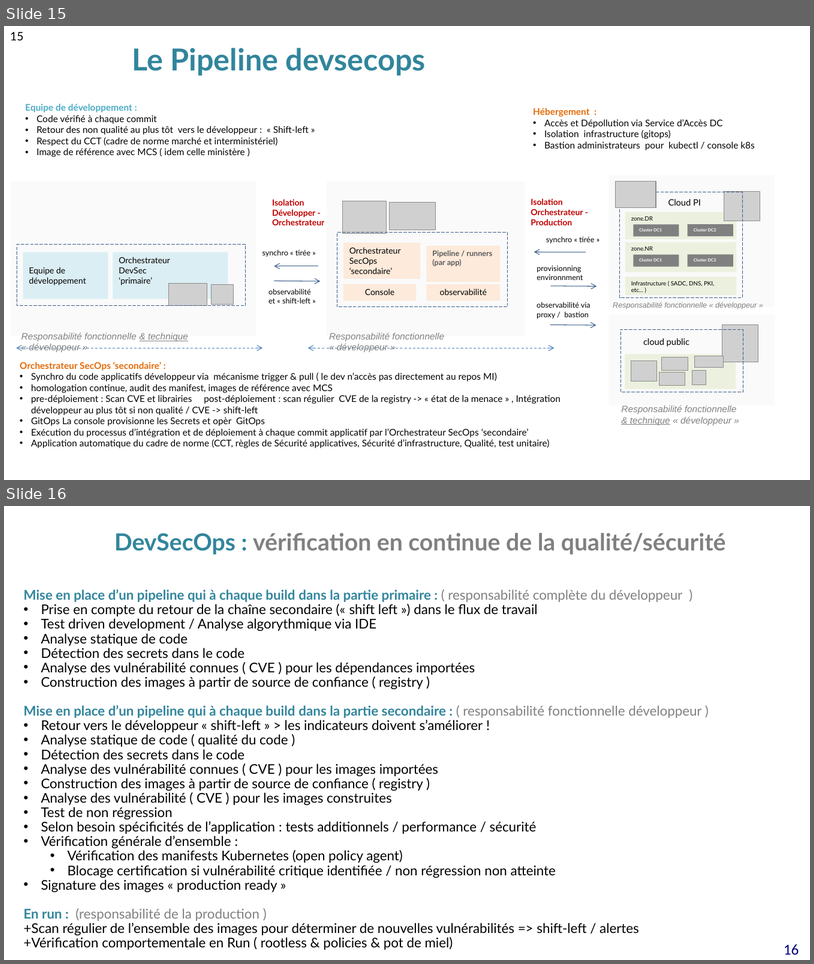
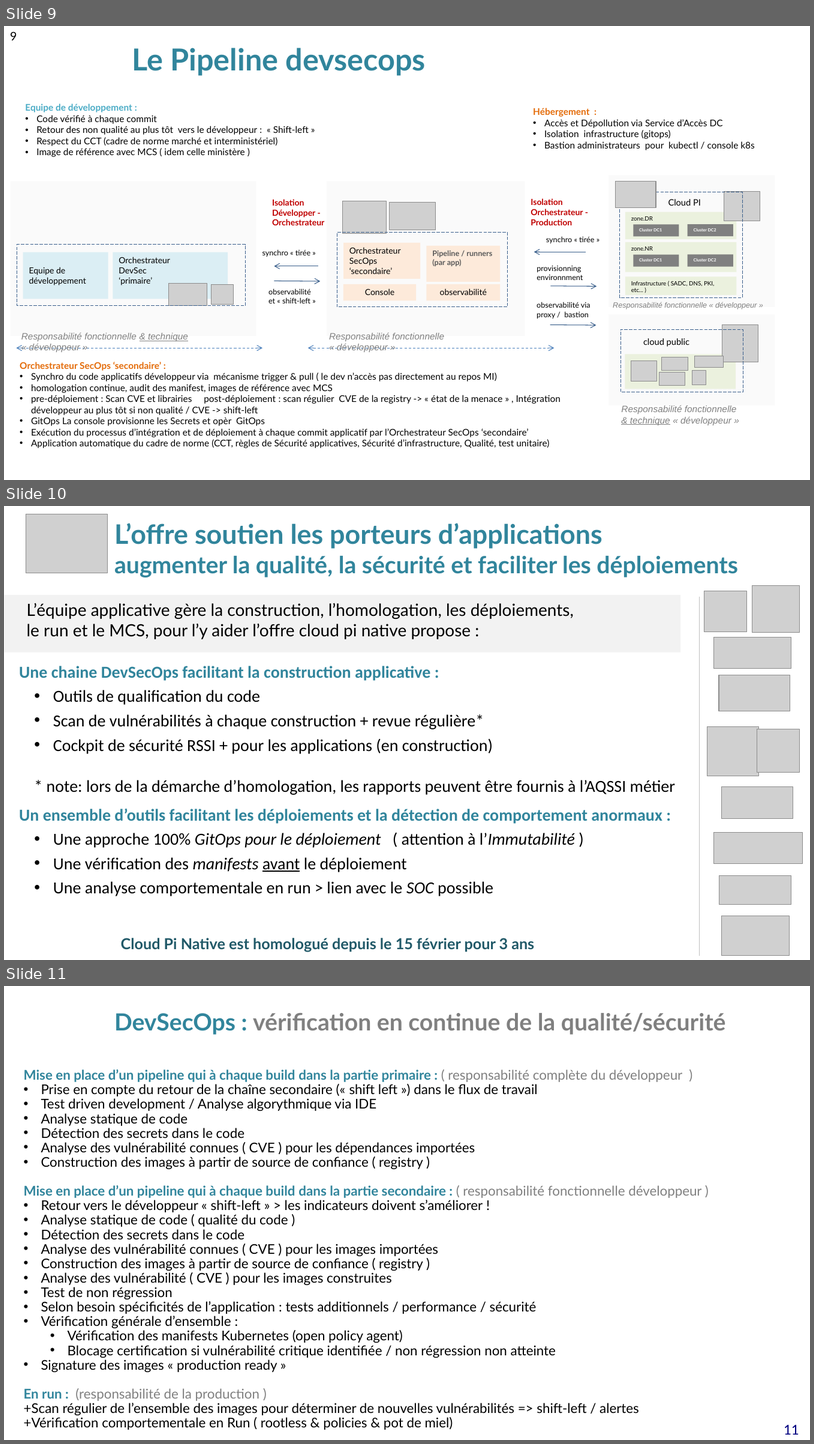
Before and after one commit to cloud-pi-native/certification, a slide deck: Depot de support collaboratif/Cloud pi native - La qualité en continue.pptx. Shown one above the other, each under a label of ours: slides 15 and 16 before the commit, slides 9, 10 and 11 after it. The pictures are 814x964 and 814x1444 pixels, drawn with LibreOffice and Linux fonts; fonts in the diff are those of the drawing; grey boxes stand for pictures; background and template pictures are left out. Boxes give left, top, right and bottom in pixels: in the first picture for what was removed or moved away, otherwise in the second. Text is boxed around its words. In the diff, an @@ line names an element or a change of style, - is before the commit and + after.

```diff
--- a/Depot de support collaboratif/Cloud pi native - La qualité en continue.pptx
+++ b/Depot de support collaboratif/Cloud pi native - La qualité en continue.pptx
@@ slide 10 added at (4,506,810,960), background #FFFFFF @@
@@ picture added at (26,514,107,573) @@
@@ text added at (114,523,738,577), 28 pt, text #31859C, bold @@
+L’offre soutien les porteurs d’applications
+augmenter la qualité, la sécurité et faciliter les déploiements
@@ rectangle added at (5,595,681,652), fill #F2F2F2 @@
@@ picture added at (705,591,747,633) @@
@@ picture added at (753,585,800,633) @@
@@ text added at (27,603,574,639), 20 pt, text #000000 @@
+L’équipe applicative gère la construction, l’homologation, les déploiements,
+le run et le MCS, pour l’y aider l’offre cloud pi native propose :
@@ line added from (699, 597) to (699, 955), #BFBFBF 0.75 pt @@
@@ picture added at (714,637,792,668) @@
@@ text added at (19,666,675,896), 20 pt, text #000000 @@
+Une chaine DevSecOps facilitant la construction applicative :
+  • Outils de qualification du code
+  • Scan de vulnérabilités à chaque construction + revue régulière*
+  • Cockpit de sécurité RSSI + pour les applications (en construction)
+* note: lors de la démarche d’homologation, les rapports peuvent être fournis à l’AQSSI métier
+Un ensemble d’outils facilitant les déploiements et la détection de comportement anormaux :
+  • Une approche 100% GitOps pour le déploiement ( attention à l’Immutabilité )
+  • Une vérification des manifests avant le déploiement
+  • Une analyse comportementale en run > lien avec le SOC possible
@@ picture added at (720,675,791,711) @@
@@ picture added at (708,727,759,776) @@
@@ picture added at (758,729,800,773) @@
@@ picture added at (722,787,794,818) @@
@@ picture added at (714,832,803,864) @@
@@ picture added at (720,876,792,904) @@
@@ picture added at (722,916,789,955) @@
@@ text added at (121,937,534,952), 18 pt, text #215968, bold @@
+Cloud Pi Native est homologué depuis le 15 février pour 3 ans
@@ what was slide 15 is now slide 9 @@
@@ page number at (10,31,17,40): text changed @@
-15
+9
@@ what was slide 16 is now slide 11 @@
@@ page number at (784,1424,800,1434): text changed @@
-16
+11
```
Also in this commit, not shown: 4 other slides added, 17 slides removed, 2 other files.
